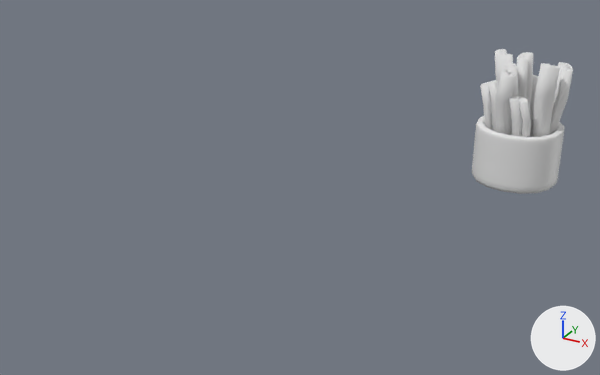
Before and after pictures for a commit that changed the FBX model Assets/Models/Meshes/Barstuff/bins/bins_ing/bin_F.fbx.
Camera for both pictures: a 50 mm lens placed at (1.05, -1.091, 0.865), pointed at (0.219, 0.419, 0.11). Every picture has the same lights, and +X, +Y and +Z are marked at lower right. Where no turn or scale is listed for an object, it has been applied to the vertices.

The older version as bpy lines, for what is in view:
```python
me_cube_031 = bpy.data.meshes.new('Cube.031')
me_cube_031.from_pydata(...)  # 482 vertices, 480 faces; spans x -0.111..0.111, y -0.111..0.111, z 0.003..0.158
me_cube_031.materials.append(mat_bins_mat)  # white #e7e7e7
me_mesh_002 = bpy.data.meshes.new('Mesh.002')
me_mesh_002.from_pydata(...)  # 3660 vertices, 3640 faces; spans x -0.102..0.116, y -0.187..0.056, z -0.143..0.189
me_mesh_002.materials.append(mat_ing_mat)  # white #e7e7e7
ob_bin_f = bpy.data.objects.new('Bin_F', me_cube_031)
ob_bin_f.location = (0.565, 0.975, -0.008)
ob_ing_f_clust = bpy.data.objects.new('Ing_F_clust', me_mesh_002)
ob_ing_f_clust.location = (0.558, 1.045, 0.137)
```
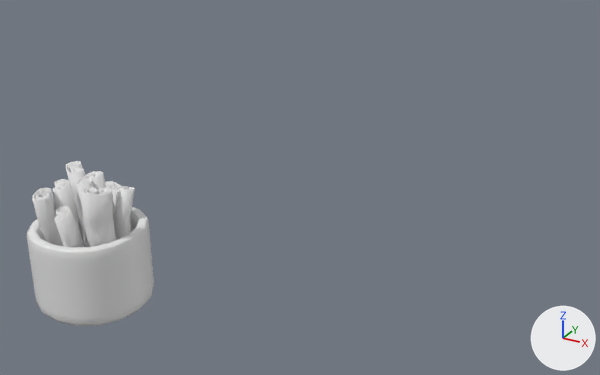
Boxes [x1, y1, x2, y2] around the edits, measured in the pictures (600 x 375 px; the box of a moved part takes in the faces that stretch with it):
'Bin_F', moved
    before: [472, 116, 564, 194]
    after: [27, 207, 154, 326]
'Ing_F_clust', reshaped, moved
    before: [480, 49, 573, 137]
    after: [32, 161, 135, 247]
part 1 of me_mesh_002, moved or reshaped
    before: [495, 49, 513, 85]
    after: [66, 161, 85, 247]
part 2 of me_mesh_002, moved or reshaped (not visible afterwards)
    before: [480, 80, 498, 131]
part 3 of me_mesh_002, moved or reshaped
    before: [530, 129, 532, 137]
    after: [114, 186, 135, 240]
part 4 of me_mesh_002, moved or reshaped
    before: [517, 52, 533, 112]
    after: [76, 171, 106, 247]
part 5 of me_mesh_002, moved or reshaped
    before: [504, 63, 519, 135]
    after: [53, 179, 80, 230]
part 6 of me_mesh_002, moved or reshaped
    before: [509, 96, 531, 137]
    after: [54, 206, 84, 247]
part 7 of me_mesh_002, moved or reshaped
    before: [495, 62, 573, 137]
    after: [32, 181, 121, 247]

The edits, one by one:
me_mesh_002 is used by ob_ing_f_clust; location (0.558, 1.045, 0.137).
me_mesh_002 had 3660 vertices, 3640 faces and spanned x -0.102..0.116, y -0.187..0.056, z -0.143..0.189.
me_mesh_002 now has 3294 vertices, 3276 faces and spans x -0.088..0.093, y -0.17..0.029, z -0.128..0.125.
me_mesh_002 part 1: the loose piece of 366 vertices spanning x -0.09..-0.003, y -0.06..-0.004, z -0.119..0.187 is scaled about its middle by (1, 1, 0.791), then moved by (0.022, -0.008, -0.032).
me_mesh_002 part 2: the loose piece of 366 vertices spanning x -0.102..-0.018, y -0.101..-0.055, z -0.125..0.122 is multiplied about its middle by the matrix ((0.996, 0.0, 0.074), (0.0, 1.0, 0.004), (-0.094, -0.005, 0.788)), then moved by (0.006, 0.0, -0.027).
me_mesh_002 part 3: the loose piece of 366 vertices spanning x 0.018..0.078, y -0.098..0.056, z -0.116..0.128 is multiplied about its middle by the matrix ((0.998, -0.059, -0.019), (0.049, 0.942, -0.332), (0.029, 0.261, 0.747)), then moved by (0.0, -0.005, -0.024).
me_mesh_002 part 4: the loose piece of 366 vertices spanning x -0.025..0.024, y -0.078..-0.014, z -0.118..0.189 is scaled about its middle by (1, 1, 0.791), then moved by (0.026, -0.022, -0.032).
me_mesh_002 part 5: the loose piece of 366 vertices spanning x -0.045..0.019, y -0.122..-0.073, z -0.099..0.171 is scaled about its middle by (1, 1, 0.791), then moved by (0.0, 0.0, -0.032).
me_mesh_002 part 6: the loose piece of 366 vertices spanning x -0.004..0.062, y -0.179..-0.098, z -0.143..0.112 is multiplied about its middle by the matrix ((0.411, 0.891, 0.191), (-0.887, 0.44, -0.144), (-0.168, -0.087, 0.769)), then moved by (-0.003, 0.012, -0.002).
me_mesh_002 part 7: 12 vertices moved within x -0.025..0.057, y -0.1..-0.009, z -0.121..-0.115; 1390 vertices removed from x -0.06..0.116, y -0.187..0.029, z -0.132..0.189; 1024 vertices added at x -0.055..0.093, y -0.17..0.029, z -0.128..0.125.
Object 'Bin_F' (ob_bin_f) moves from (0.565, 0.975, -0.008) to (0.003, -0.029, -0.008).
Object 'Ing_F_clust' (ob_ing_f_clust) moves from (0.558, 1.045, 0.137) to (-0.004, 0.04, 0.137).
